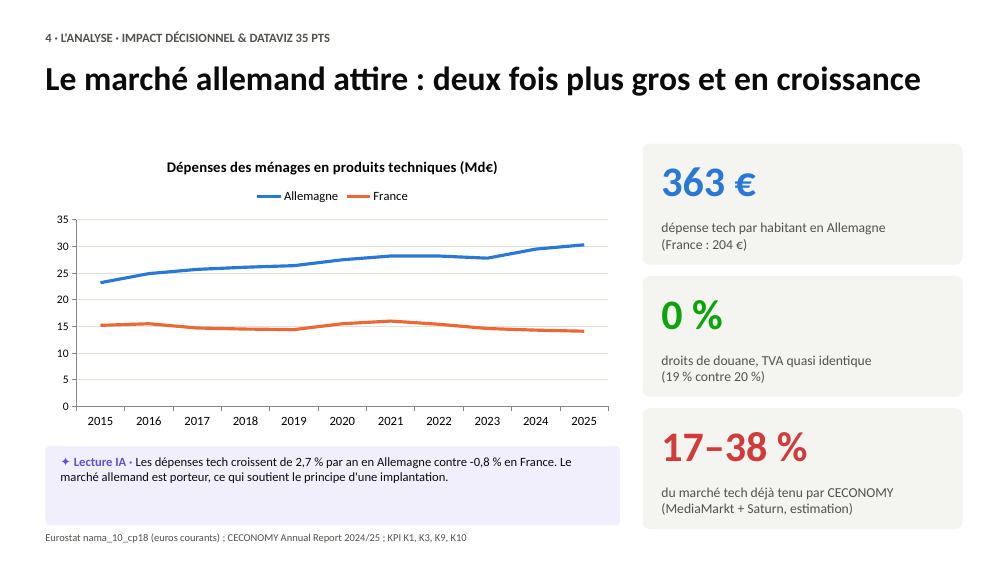
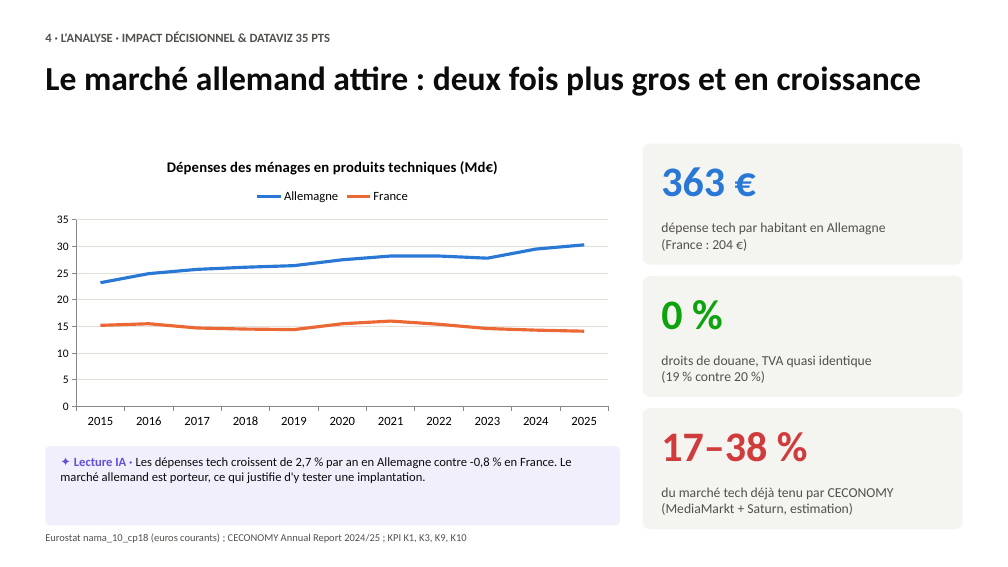
Before and after one commit to romane13long-source/fnac-expansion-allemagne, a slide deck: slide 5 of docs/Comex_Fnac_Allemagne.pptx. Drawn at 1008x567 pixels with LibreOffice and Linux fonts; fonts in the diff are those of the drawing. Boxes give left, top, right and bottom in pixels: in the first picture for what was removed or moved away, otherwise in the second. Text is boxed around its words. In the diff, an @@ line names an element or a change of style, - is before the commit and + after.

```diff
--- a/docs/Comex_Fnac_Allemagne.pptx
+++ b/docs/Comex_Fnac_Allemagne.pptx
@@ text at [60,457,572,483]: text changed @@
-✦ Lecture IA · Les dépenses tech croissent de 2,7 % par an en Allemagne contre -0,8 % en France. Le marché allemand est porteur, ce qui soutient le principe d'une implantation.
+✦ Lecture IA · Les dépenses tech croissent de 2,7 % par an en Allemagne contre -0,8 % en France. Le marché allemand est porteur, ce qui justifie d'y tester une implantation.
```
Also in this commit, not shown: 2 other slides changed, 8 other files.
